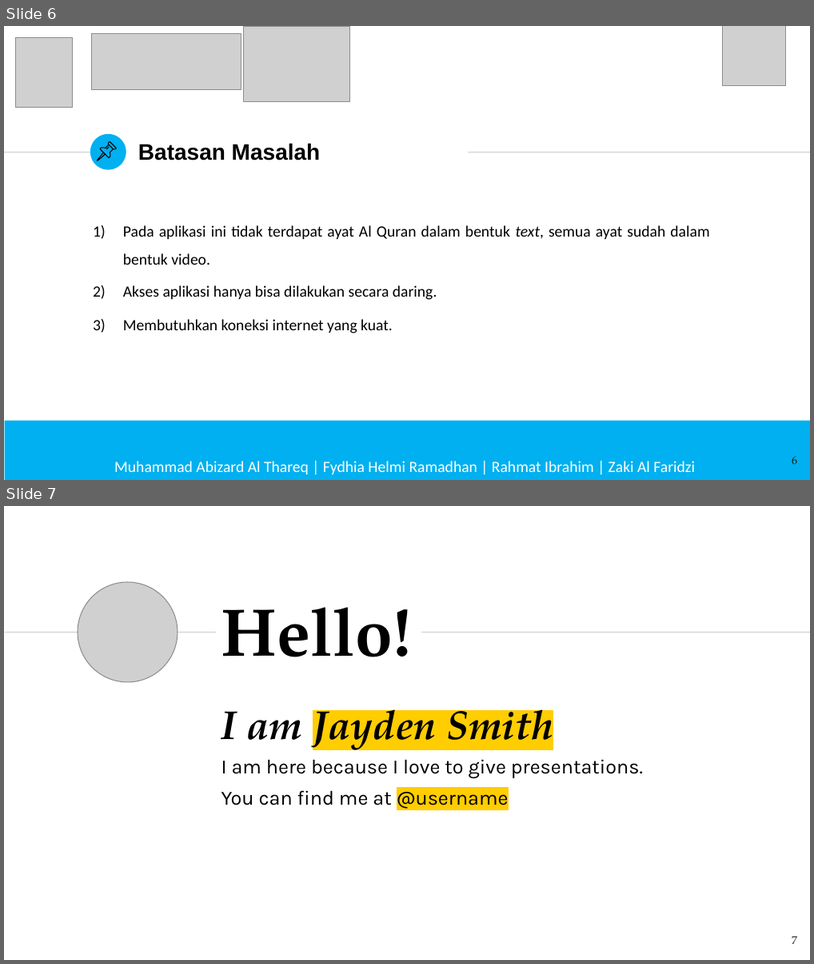
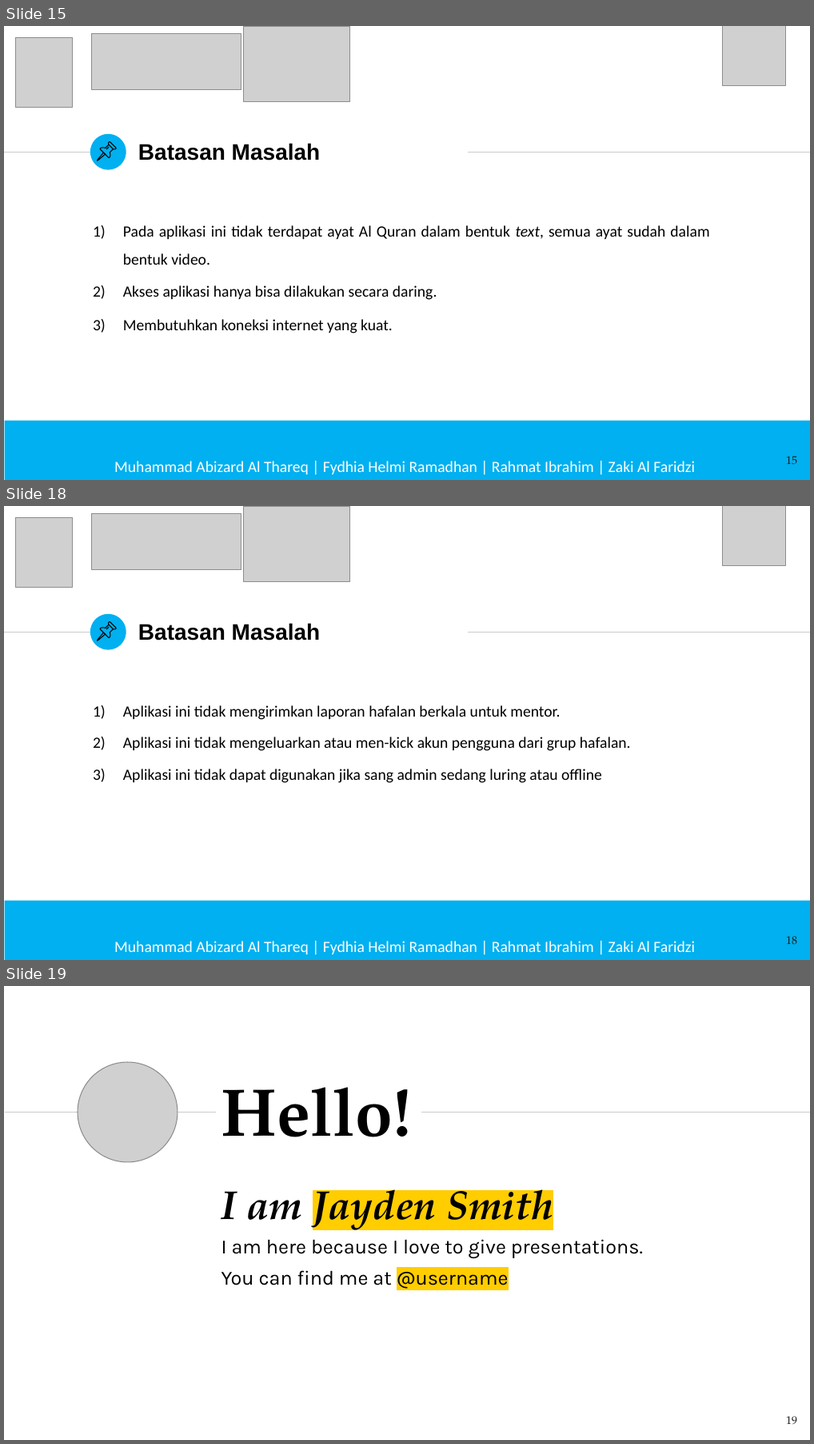
Before and after one commit to aabizardd/PA-Abizard-MYVOQU, a slide deck: PPT Prasidang/PPT Prasidang MyVoQu.pptx. Shown one above the other, each under a label of ours: slides 6 and 7 before the commit, slides 15, 18 and 19 after it; the slides between them are not shown. The pictures are 814x964 and 814x1444 pixels, drawn with LibreOffice and Linux fonts; fonts in the diff are those of the drawing; grey boxes stand for pictures; background and template pictures are left out. Boxes give left, top, right and bottom in pixels: in the first picture for what was removed or moved away, otherwise in the second. Text is boxed around its words. In the diff, an @@ line names an element or a change of style, - is before the commit and + after.

```diff
--- a/PPT Prasidang/PPT Prasidang MyVoQu.pptx
+++ b/PPT Prasidang/PPT Prasidang MyVoQu.pptx
@@ slide 18 added at (x1=4, y1=506, x2=810, y2=960), background #FFFFFF; not listed: 3 template elements that a slide beside it also shows @@
@@ picture added at (x1=15, y1=517, x2=73, y2=587) @@
@@ picture added at (x1=92, y1=513, x2=242, y2=569) @@
@@ picture added at (x1=243, y1=506, x2=350, y2=582) @@
@@ picture added at (x1=722, y1=506, x2=786, y2=566) @@
@@ title added at (x1=138, y1=623, x2=321, y2=640), 20 pt, text #000000, bold @@
+Batasan Masalah
@@ group added at (x1=98, y1=621, x2=116, y2=640): 4 freeform shapes @@
@@ text added at (x1=123, y1=705, x2=631, y2=783), 14 pt, text #000000 @@
+1) Aplikasi ini tidak mengirimkan laporan hafalan berkala untuk mentor.
+2) Aplikasi ini tidak mengeluarkan atau men-kick akun pengguna dari grup hafalan.
+3) Aplikasi ini tidak dapat digunakan jika sang admin sedang luring atau offline
@@ rectangle added at (x1=5, y1=900, x2=810, y2=960), fill #00B0F0 @@
@@ page number added at (x1=786, y1=936, x2=798, y2=944), 10 pt, text #1D1D1B @@
+18
@@ text added at (x1=114, y1=940, x2=695, y2=954), 14 pt, text #FFFFFF @@
+Muhammad Abizard Al Thareq | Fydhia Helmi Ramadhan | Rahmat Ibrahim | Zaki Al Faridzi
@@ what was slide 6 is now slide 15 @@
@@ page number at (x1=786, y1=456, x2=798, y2=464): text changed @@
-6
+15
@@ what was slide 7 is now slide 19 @@
@@ page number at (x1=786, y1=1416, x2=798, y2=1424): text changed @@
-7
+19
```
Also in this commit, not shown: 4 slides changed, 11 other slides added, 1 other file.
